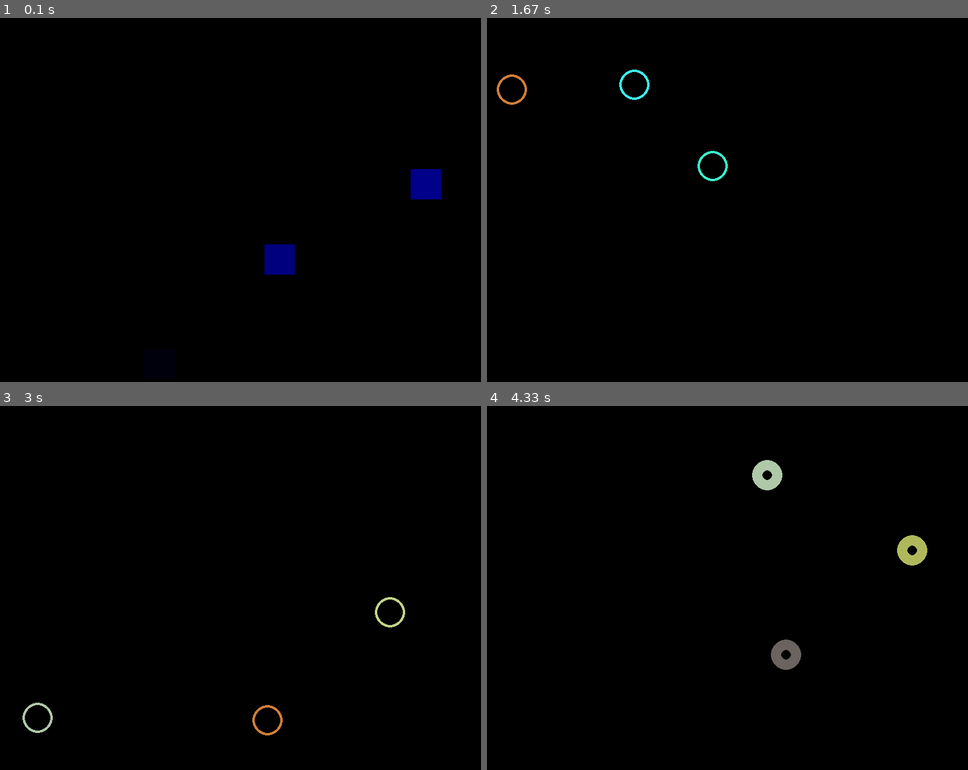
Above: before the commit, frames 1-4 (two rows, left to right).
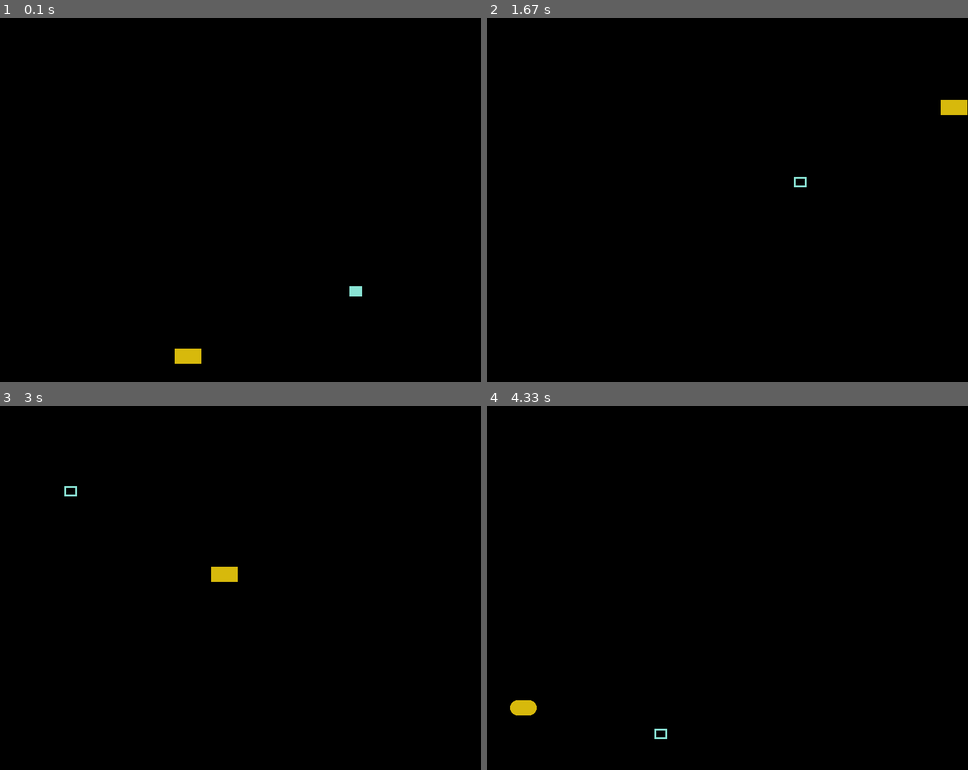
Above: after the commit, the same moments.

Repository: ThomasSzy/Nuevo_Cuatri_Progra
Game: pygame game, started from clase_7_Colores_figuras/src/main.py
Same seed, same stepped clock (60 frames per second), same inputs: the game is played once before the commit and once after it.
Inputs:
- Up to frame 1 (0.1 s): no input
- Up to frame 2 (1.67 s): no input
- Up to frame 3 (3 s): no input
- Up to frame 4 (4.33 s): no input

The runs differ from the first frame. In frame 1, 1.4% of the frame differs, in the area x 36-92%, y 41-95%; in frame 2, 0.6%; in frame 3, 0.6%; in frame 4, 1.3%.

Commit message:
Monedas_juego

Diff:
--- a/Trabajos_Practicos/stark_01/src/funciones.py
+++ b/Trabajos_Practicos/stark_01/src/funciones.py
@@ -123,26 +123,34 @@
     return promedio
 
 
-def contar_colores_personaje(lista: list, key) -> dict:
-    # Creamos un diccionario para almacenar las cuentas de cada tipo de color de ojos
-    cuentas_colores = {}
+def determinar_cuantos_superheroes_tipo(lista: list, key: str) -> str:
+    # J. Determinar cuántos superhéroes tienen cada tipo de color de ojos.
+    # K. Determinar cuántos superhéroes tienen cada tipo de color de pelo.
+    # L. Determinar cuántos superhéroes tienen cada tipo de inteligencia (En caso de
+    # no tener, Inicializarlo con ‘No Tiene’).
+    diccionario_tipo = {}
+    for superheroe in lista:
+        if superheroe[key] in diccionario_tipo:
+            diccionario_tipo[superheroe[key]] += 1
+        else:
+            if superheroe[key] == "":
+                superheroe[key] = "No tiene"
+            diccionario_tipo[superheroe[key]] = 1
+    superheroes_de_cada_tipo = ""
+    for tipo in diccionario_tipo:
+        cantidad_superheroes = diccionario_tipo[tipo]
+        superheroes_de_cada_tipo += (
+            f"Hay {cantidad_superheroes} superheroes de tipo {key} = {tipo}\n"
+        )
 
-    for personaje in lista:
-        color_personaje = personaje[key]
-
-        # Verificamos si el color de ojos ya existe en el diccionario, si no, lo inicializamos en 0
-        if color_personaje not in cuentas_colores:
-            cuentas_colores[color_personaje] = 0
-
-        if color_personaje in cuentas_colores:
-            cuentas_colores[color_personaje] += 1
-    return cuentas_colores
+    return superheroes_de_cada_tipo
 
 
-# Ejemplo de uso:
+def nombres_personajes(lista, key):
+    nombres_heroes = determinar_cuantos_superheroes_tipo(lista, key)
+    for nombre in nombres_heroes:
+        print(f"asdasdas {nombre}")
 
 
-cuentas_colores_personaje = contar_colores_personaje(lista_personajes, "color_ojos")
-# Imprimimos las cuentas de cada tipo de color de ojos
-for color_personaje, cuenta in cuentas_colores_personaje.items():
-    print(f"Color de ojos: {color_personaje}, Cantidad: {cuenta}")
+# print(determinar_cuantos_superheroes_tipo(lista_personajes, "color_ojos"))
+print(nombres_personajes(lista_personajes, "color_ojos"))
--- a/clase_7_Colores_figuras/src/config_colores.py
+++ b/clase_7_Colores_figuras/src/config_colores.py
@@ -20,6 +20,20 @@
 # Posiciones
 pos_x = 0
 pos_y = 0
+
+
+
+
+
+
+
+
+
+
+
+
+
+
 
 
 def color_random(lista_colores):
--- a/clase_7_Colores_figuras/src/main.py
+++ b/clase_7_Colores_figuras/src/main.py
@@ -5,6 +5,55 @@
 from random import randint
 from random import randrange
 
+
+
+
+def detectar_colision(rect_1, rect_2):
+
+    if punto_en_rectangulo(rect_1.topleft, rect_2) or \
+        punto_en_rectangulo(rect_1.topright, rect_2) or \
+        punto_en_rectangulo(rect_1.bottomright, rect_2) or \
+        punto_en_rectangulo(rect_1.bottomright, rect_2) or\
+        punto_en_rectangulo(rect_2.topleft, rect_1) or \
+        punto_en_rectangulo(rect_2.topright, rect_1) or \
+        punto_en_rectangulo(rect_2.bottomright, rect_1) or \
+        punto_en_rectangulo(rect_2.bottomright, rect_1):
+            return True
+    else:
+        return False
+
+
+#Punto dentro de un rectanguulo
+
+
+def punto_en_rectangulo(punto, rect):
+    x = punto[0]
+    y = punto[1]
+    if x >= rect.left and x <= rect.right and y >= rect.top and y <= rect.bottom:
+        return True
+    else:
+        return False
+
+
+# r1 = pygame.Rect(30, 40, 100, 50)
+# r2   = pygame.Rect(30, 40, 100, 50)
+p1 = (80, 65)
+p2 = (30, 90)
+
+# print(detectar_colision(r1,r2))
+# --> Funcion para diccionario
+def crear_bloque(left = 0, top= 0, ancho= 40, alto= 40, color = (255, 255, 255),dir = 3, borde = 0, radio = -1, speed_x = 5, speed_y = 5):
+    rec = pygame.Rect(left, top, ancho, alto)
+    return {"rect":rec ,"color": color ,"dir": dir , "borde": borde , "radio": radio, "speed_x": speed_x, "speed_y": speed_y}
+
+
+
+
+
+
+
+
+
 # Iniciamos Pygame
 # mostramos pantallas
 # Colores
@@ -56,49 +105,52 @@
 block_width = 50
 block_height = 50
 
-borde = 0
-
-
-radio = -1
+speed_x = 5
+speed_y = 5
 # Bloque
 
-bloques = [
-    {
-        "rect": pygame.Rect(
-            randint(0, width - block_width),
-            randint(0, height - block_height),
-            block_width,
-            block_height,
-        ),
-        "color": color_random(color_aleatoreo()),
-        "dir": DL,
-    },
-    {
-        "rect": pygame.Rect(
-            randint(0, width - block_width),
-            randint(0, height - block_height),
-            block_width,
-            block_height,
-        ),
-        "color": color_random(color_aleatoreo()),
-        "dir": UR,
-    },
-    {
-        "rect": pygame.Rect(
-            randint(0, width - block_width),
-            randint(0, height - block_height),
-            block_width,
-            block_height,
-        ),
-        "color": color_random(color_aleatoreo()),
-        "dir": UL,
-    },
-]
+bloques = []
+
+for i in range(2):
+    bloques.append(crear_bloque(left = randint(0, width - block_width),
+                                top = randint(0, height - block_height),
+                                ancho = randint(0,block_width),
+                                alto = randint(0,block_height),
+                                color = color_aleatoreo()
+                                ))
+
+# bloques = [
+#     {
+#         "rect": pygame.Rect(randint(0, width - block_width),randint(0, height - block_height),block_width,block_height,
+#         ),
+#         "color": color_random(color_aleatoreo()),
+#         "dir": DL, "borde": 0, "radio": -1
+#     },
+#     {
+#         "rect": pygame.Rect(
+#             randint(0, width - block_width),
+#             randint(0, height - block_height),
+#             block_width,
+#             block_height,
+#         ),
+#         "color": color_random(color_aleatoreo()),
+#         "dir": UR, "borde": 0, "radio": -1
+#     },
+#     {
+#         "rect": pygame.Rect(
+#             randint(0, width - block_width),
+#             randint(0, height - block_height),
+#             block_width,
+#             block_height,
+#         ),
+#         "color": color_random(color_aleatoreo()),
+#         "dir": UL, "borde": 0, "radio": -1
+#     },
+# ]
 
 while is_ranning:
     # ----> Tiempo
     clock.tick(FPS)  # -->FPS EN LA LISTA CONFIG
-
     # ----> Detecta los elementos
     for event in pygame.event.get():
         if event.type == pygame.QUIT:
@@ -115,56 +167,70 @@
                 block["color"] = color_aleatoreo()
             elif block["dir"] == UR:
                 block["dir"] = UL
-                block["color"] = color_aleatoreo()
-                borde = randrange(25)
+                # block["color"] = color_aleatoreo()
+                block["borde"] = randrange(20)
+
+                block["speed_x"] = randint(1,10)
         # rebote izquierda pantalla
         elif block["rect"].left <= 0:
             if block["dir"] == DL:
                 block["dir"] = DR
-                block["color"] = color_aleatoreo()
+                # block["color"] = color_aleatoreo()
             elif block["dir"] == UL:
                 block["dir"] = UR
-                block["color"] = color_aleatoreo()
-                radio = randrange(80) # -> Circulo
+                # block["color"] = color_aleatoreo()
+                block["radio"] = randrange(25) # -> Circulo
+
+                block["speed_x"] = randint(1,10)
         # rebote abajo pantalla
         elif block["rect"].bottom >= height:
             if block["dir"] == DR:
                 block["dir"] = UR
-                block["color"] = color_aleatoreo()
+                # block["color"] = color_aleatoreo()
+                block["speed_y"] = randint(1,10)
             elif block["dir"] == DL:
                 block["dir"] = UL
-                block["color"] = color_aleatoreo()
+
+                # block["color"] = color_aleatoreo()
         # rebote arriba pantalla
         elif block["rect"].top <= 0:
             if block["dir"] == UL:
                 block["dir"] = DL
-                block["color"] = color_aleatoreo()
+                # block["color"] = color_aleatoreo()
             elif block["dir"] == UR:
                 block["dir"] = DR
-                block["color"] = color_aleatoreo()
-
+                # block["color"] = color_aleatoreo()
+
+                block["speed_y"] = randint(1,10)
+
+
+
+    if detectar_colision(bloques[0]["rect"], bloques[1]["rect"]): # los bloques vienen de donde creamo los rectangu
+        print("COLISIONNNN!!!")
+        for bloque in bloques:
+            bloque["color"] = color_aleatoreo()
     # Muevo el rectangulo segun la direccion
     for block in bloques:
         if block["dir"] == DR:
-            block["rect"].top += SPEED
-            block["rect"].left += SPEED
+            block["rect"].top += speed_y
+            block["rect"].left += speed_x
 
         elif block["dir"] == DL:
-            block["rect"].left -= SPEED
-            block["rect"].top += SPEED
+            block["rect"].left -= speed_y
+            block["rect"].top += speed_x
 
         elif block["dir"] == UL:
-            block["rect"].left -= SPEED
-            block["rect"].top -= SPEED
+            block["rect"].left -= speed_y
+            block["rect"].top -= speed_x
 
         elif block["dir"] == UR:
-            block["rect"].left += SPEED
-            block["rect"].top -= SPEED
+            block["rect"].left += speed_y
+            block["rect"].top -= speed_x
 
     # ----> Dibujar Pantalla
     screen.fill(black)
     for block in bloques:
-        pygame.draw.rect(screen, block["color"], block["rect"], borde, radio)
+        pygame.draw.rect(screen, block["color"], block["rect"], block["borde"],block["radio"])
 
     # ----> Actualiza la pantalla
     pygame.display.flip()
--- a/clase_7_Colores_figuras/src/main_2.py
+++ b/clase_7_Colores_figuras/src/main_2.py
@@ -0,0 +1,208 @@
+import pygame
+from pygame import *
+from sys import *
+from config_colores import *
+from random import randint
+from random import randrange
+
+
+
+
+def detectar_colision(rect_1, rect_2):
+
+    if punto_en_rectangulo(rect_1.topleft, rect_2) or \
+        punto_en_rectangulo(rect_1.topright, rect_2) or \
+        punto_en_rectangulo(rect_1.bottomright, rect_2) or \
+        punto_en_rectangulo(rect_1.bottomright, rect_2) or\
+        punto_en_rectangulo(rect_2.topleft, rect_1) or \
+        punto_en_rectangulo(rect_2.topright, rect_1) or \
+        punto_en_rectangulo(rect_2.bottomright, rect_1) or \
+        punto_en_rectangulo(rect_2.bottomright, rect_1):
+            return True
+    else:
+        return False
+
+
+#Punto dentro de un rectanguulo
+
+
+def punto_en_rectangulo(punto, rect):
+    x = punto[0]
+    y = punto[1]
+    if x >= rect.left and x <= rect.right and y >= rect.top and y <= rect.bottom:
+        return True
+    else:
+        return False
+p1 = (80, 65)
+p2 = (30, 90)
+
+# print(detectar_colision(r1,r2))
+# --> Funcion para diccionario
+def crear_bloque(left = 0, top= 0, ancho= 40, alto= 40, color = (255, 255, 255),dir = 3, borde = 0, radio = -1, speed_x = 5, speed_y = 5):
+    rec = pygame.Rect(left, top, ancho, alto)
+    return {"rect":rec ,"color": color ,"dir": dir , "borde": borde , "radio": radio, "speed_x": speed_x, "speed_y": speed_y}
+
+
+
+# ----------Inicializamos modulos de pygame----------#
+
+pygame.init()  # --> Conectamos Pygame
+
+clock = pygame.time.Clock()
+
+# ----------Titulo----------#
+pygame.display.set_caption("Primer Juego")
+
+# ----------Tamaño pantalla----------#
+screen = pygame.display.set_mode((size_screen))
+
+# ----------Colores----------#
+screen.fill((custom))  # --> Red , Green, Blue
+
+
+
+
+# Direcciones
+
+UR = 9
+DR = 3
+DL = 1
+UL = 7
+# Rectangulo
+
+
+block_width = 50
+block_height = 50
+
+speed_x = 5
+speed_y = 5
+
+#-----MONEDAS-----#
+size_coin =  30
+contador_monedas = 0
+
+
+
+fuente = pygame.font.SysFont(None, 48)
+#1)Fuente --> None = Arial
+#2)Tamaño
+
+
+block = crear_bloque(left = randint(0, width - block_width),
+                    top = randint(0, height - block_height),
+                    ancho = block_width,
+                    alto = block_height,
+                    color = color_aleatoreo()
+                    )
+
+#Creamos lista de monedas
+
+coins = []
+
+for i in range(25):
+    coins.append(crear_bloque(left = randint(0, width - size_coin),
+                                top = randint(0, height - size_coin),
+                                ancho = size_coin,
+                                alto = size_coin,
+                                color = yellow,
+                                radio = size_coin // 2 # --> Las hace redondas
+                                ))
+
+
+
+is_ranning = True
+
+while is_ranning:
+    # ----> Tiempo
+    clock.tick(FPS)  # -->FPS EN LA LISTA CONFIG
+    # ----> Detecta los elementos
+    for event in pygame.event.get():
+        if event.type == pygame.QUIT:
+            is_ranning = False
+
+    # ----> ACTUALIZA ELEMENTOS
+
+    # Controlo rebote y cambio de direccion
+    # rebote derecha pantalla
+    if block["rect"].right >= width:
+        if block["dir"] == DR:
+            block["dir"] = DL
+            # block["color"] = color_aleatoreo()
+        elif block["dir"] == UR:
+            block["dir"] = UL
+            # block["color"] = color_aleatoreo()
+            # block["borde"] = randrange(20)
+            # block["speed_x"] = randint(1,10)
+    # rebote izquierda pantalla
+    elif block["rect"].left <= 0:
+        if block["dir"] == DL:
+            block["dir"] = DR
+            # block["color"] = color_aleatoreo()
+        elif block["dir"] == UL:
+            block["dir"] = UR
+            # block["color"] = color_aleatoreo()
+            # block["radio"] = randrange(25) # -> Circulo
+            # block["speed_x"] = randint(1,10)
+    # rebote abajo pantalla
+    elif block["rect"].bottom >= height:
+        if block["dir"] == DR:
+            block["dir"] = UR
+            # block["color"] = color_aleatoreo()
+            # block["speed_y"] = randint(1,10)
+        elif block["dir"] == DL:
+            block["dir"] = UL
+
+            # block["color"] = color_aleatoreo()
+    # rebote arriba pantalla
+    elif block["rect"].top <= 0:
+        if block["dir"] == UL:
+            block["dir"] = DL
+            # block["color"] = color_aleatoreo()
+        elif block["dir"] == UR:
+            block["dir"] = DR
+            # block["color"] = color_aleatoreo()
+
+            # block["speed_y"] = randint(1,10)
+
+# Muevo el rectangulo segun la direccion
+    if block["dir"] == DR:
+        block["rect"].top += speed_y
+        block["rect"].left += speed_x
+
+    elif block["dir"] == DL:
+        block["rect"].left -= speed_y
+        block["rect"].top += speed_x
+
+    elif block["dir"] == UL:
+        block["rect"].left -= speed_y
+        block["rect"].top -= speed_x
+
+    elif block["dir"] == UR:
+        block["rect"].left += speed_y
+        block["rect"].top -= speed_x
+
+
+    for coin in coins[ : ]: # ---> Creamo una copia y la modificamos de la lista original
+        if detectar_colision(coin["rect"], block["rect"]):
+            coins.remove(coin)
+            contador_monedas +=1
+
+            texto = fuente.render(f"coins: {contador_monedas}", True, magenta)
+            #1)Texto  2)Antialising  3)Color Fuente   4)Color Fondo
+            rect_texto = texto.get_rect()
+            rect_texto.midtop = (width //2, 30)
+
+    # ----> Dibujar Pantalla
+    screen.fill(black)
+
+    for coin in coins:
+        pygame.draw.rect(screen, coin["color"], coin["rect"], coin["borde"], coin["radio"])
+
+    pygame.draw.rect(screen, block["color"], block["rect"], block["borde"],block["radio"])
+
+    screen.blit(texto, rect_texto)
+    # ----> Actualiza la pantalla
+    pygame.display.flip()
+
+
+pygame.quit()
